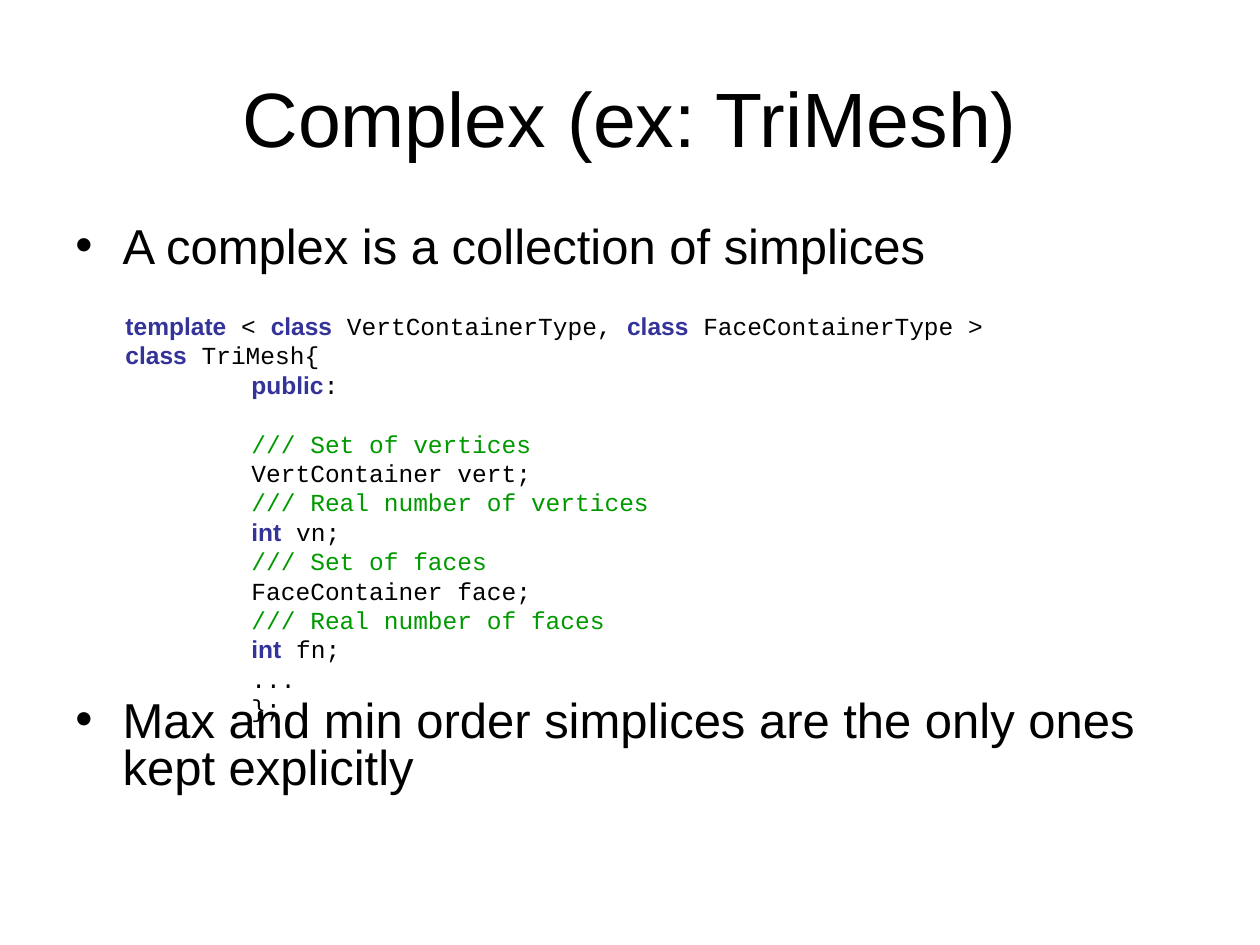
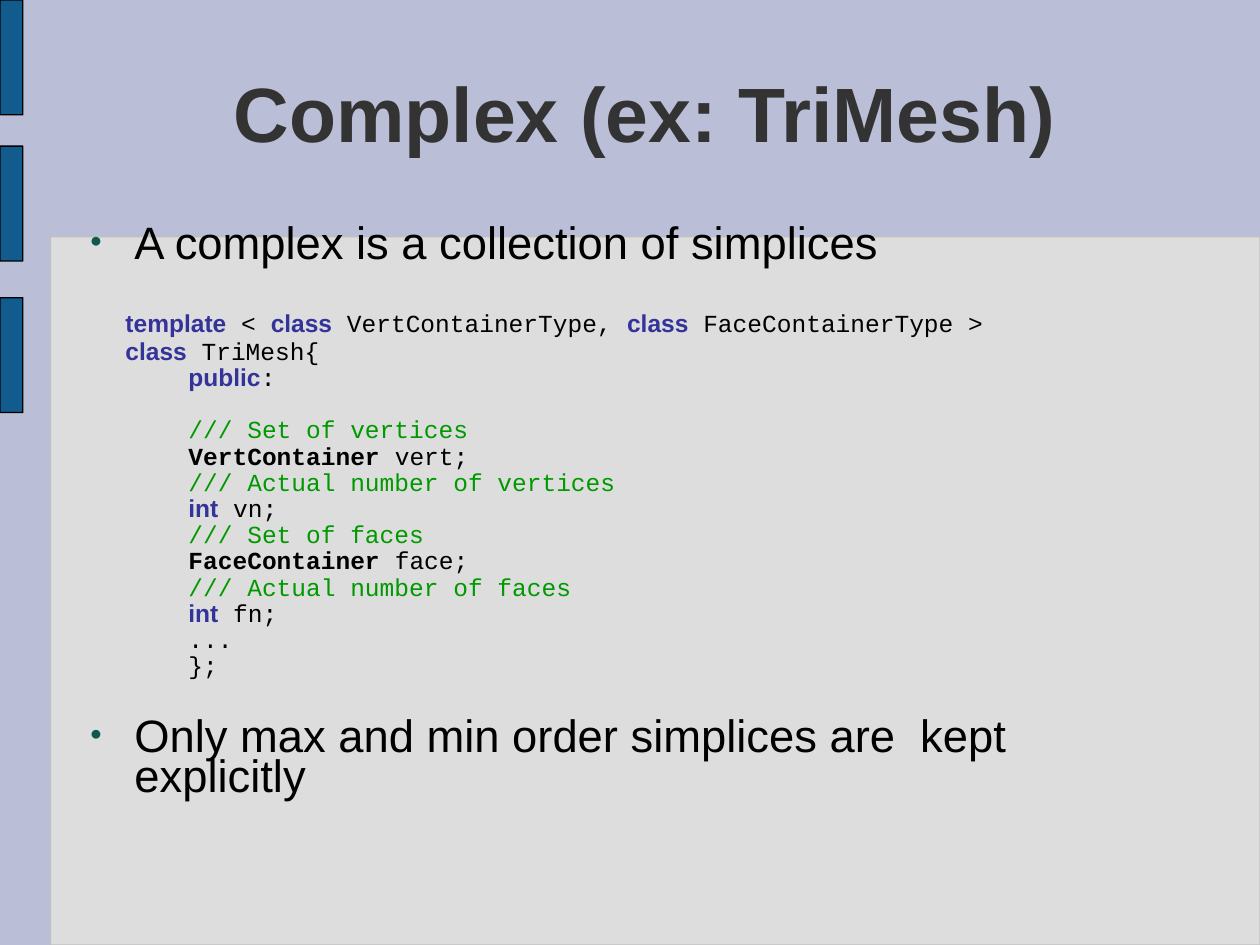
Before and after one commit to prototypable/vcglib, a slide deck: slide 9 of docs/introduction to vcg.ppt (slide 18 before the commit). Drawn at 1260x945 pixels with LibreOffice and Linux fonts; fonts in the diff are those of the drawing. Boxes give left, top, right and bottom in pixels: in the first picture for what was removed or moved away, otherwise in the second. Text is boxed around its words. In the diff, an @@ line names an element or a change of style, - is before the commit and + after.

```diff
--- a/docs/introduction to vcg.ppt
+++ b/docs/introduction to vcg.ppt
@@ background #FFFFFF to #BABED6 @@
@@ freeform shape added at (0, 0, 23, 115), fill #125C8D, outline #000000 0.74 pt @@
@@ title "Complex (ex: TriMesh)" at (234, 86, 1054, 157): text colour #000000 to #333333, bold on; indent changed; line spacing 1 to 0.93 @@
@@ freeform shape added at (0, 146, 23, 261), fill #125C8D, outline #000000 0.74 pt @@
@@ rounded rectangle added at (50, 237, 1260, 945), fill #DDDDDD, outline #C0C0C0 0.74 pt @@
@@ text at (134, 226, 877, 268): size 28 to 25.9 pt in "A complex is a collection of simplices"; bullet • to ●; line spacing 0.8 to 0.74; more space between paragraphs; bullet colour #000000 to #0E594D @@
@@ freeform shape added at (0, 297, 23, 412), fill #125C8D, outline #000000 0.74 pt @@
@@ text at (125, 314, 953, 627): bold on in "VertContainer", "FaceContainer"; line spacing 1 to 0.93; line spacing 1 to 0.89 @@
@@ text at (247, 473, 615, 492): text changed @@
-/// Real number of vertices
+/// Actual number of vertices
@@ text at (247, 578, 571, 597): text changed @@
-/// Real number of faces
+/// Actual number of faces
@@ text at (134, 719, 1006, 802): text changed; size 28 to 25.9 pt @@
-• Max and min order simplices are the only ones kept explicitly
+● Only max and min order simplices are kept explicitly
```
Also in this commit, not shown: 12 other slides changed, 15 slides added, 18 slides removed.
